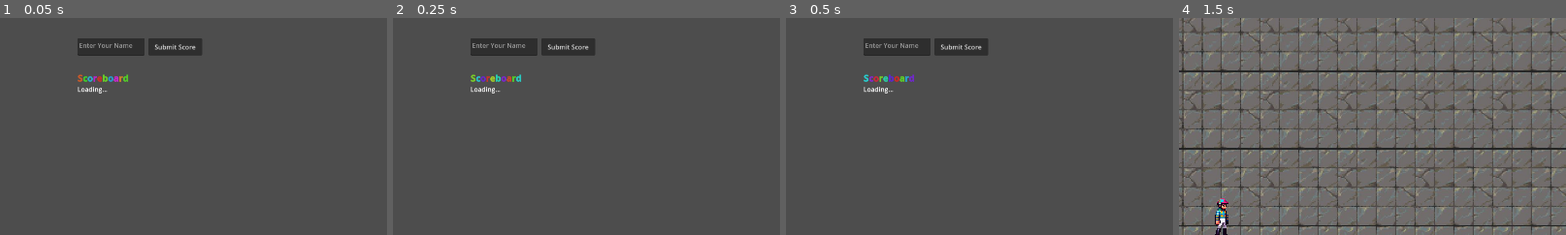
Above: before the commit, frames 1-4 (left to right).
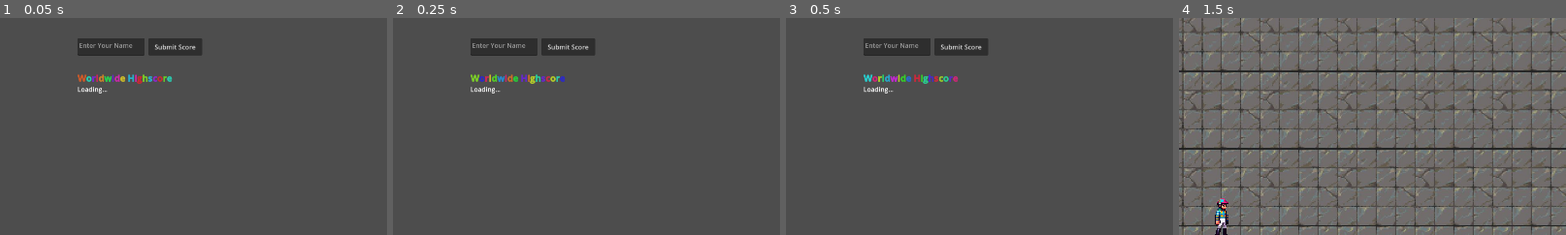
Above: after the commit, the same moments.

Repository: elVariable/gamejam
Game: Godot game, scene res://scenes/levels/game_over.tscn
The game is run twice, just before and just after one commit, with the same random seed, the same clock (stepped at 60 frames per second) and the same inputs. This scene is started directly instead of the project's main scene. The engine's default icon, where the game draws it, is replaced by a stand-in: a white triangle on a blue panel in a dark square. Sound files missing from this copy of the repository are replaced by a short silence.
Inputs (mouse positions are % of the whole screen's width and height, from its top left):
- Up to frame 1 (0.05 s): no input
- Up to frame 2 (0.25 s): no input
- Up to frame 3 (0.5 s): no input
- Up to frame 4 (1.5 s): click (59, 12) at 0.52 s; type "Alex" at 0.6 s; click "Restart" at 1.25 s
The pictures show only the part of the screen within x 44-94%, y 5-55%; the shares and areas given below are measured in that part.

The runs differ from the first frame. In frame 1, 0.6% of the frame differs, in the area x 20-45%, y 25-31%; in frame 2, 0.6%; in frame 3, 0.6%; in frame 4, nothing differs.

Commit message:
rename to worldwide highscore

Diff:
--- a/scripts/game_over.gd
+++ b/scripts/game_over.gd
@@ -20,7 +20,7 @@
     update_scoreboard_text(json.get_data())
 
 func update_scoreboard():
-    $Control/ScoreView.text = "[b][rainbow][font_size=22]Scoreboard[/font_size][/rainbow][/b]\nLoading..."
+    $Control/ScoreView.text = "[b][rainbow][font_size=22]Worldwide Highscore[/font_size][/rainbow][/b]\nLoading..."
     # Perform a GET request. The URL below returns JSON as of writing.
     var error = $HTTPRequest.request("http://msg.elvariable.de/index.php?json")
     if error != OK:
@@ -32,7 +32,7 @@
         return
     $Control/ScoreView.clear()
 
-    $Control/ScoreView.text = "[b][rainbow][font_size=22]Scoreboard[/font_size][/rainbow][/b]"
+    $Control/ScoreView.text = "[b][rainbow][font_size=22]Worldwide Highscore[/font_size][/rainbow][/b]"
 
     # Sorting is already done by the backend (at least I hope so)
     var i = 0
